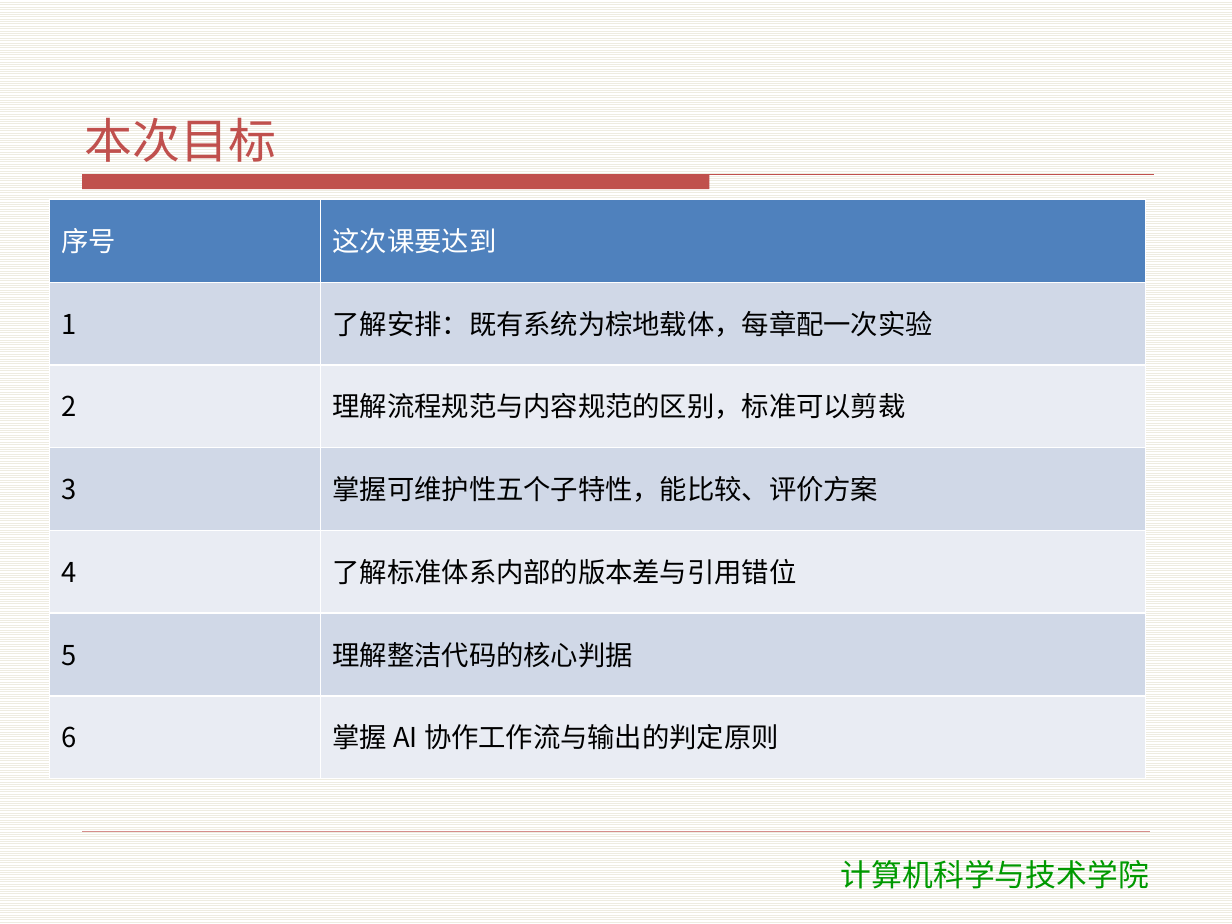
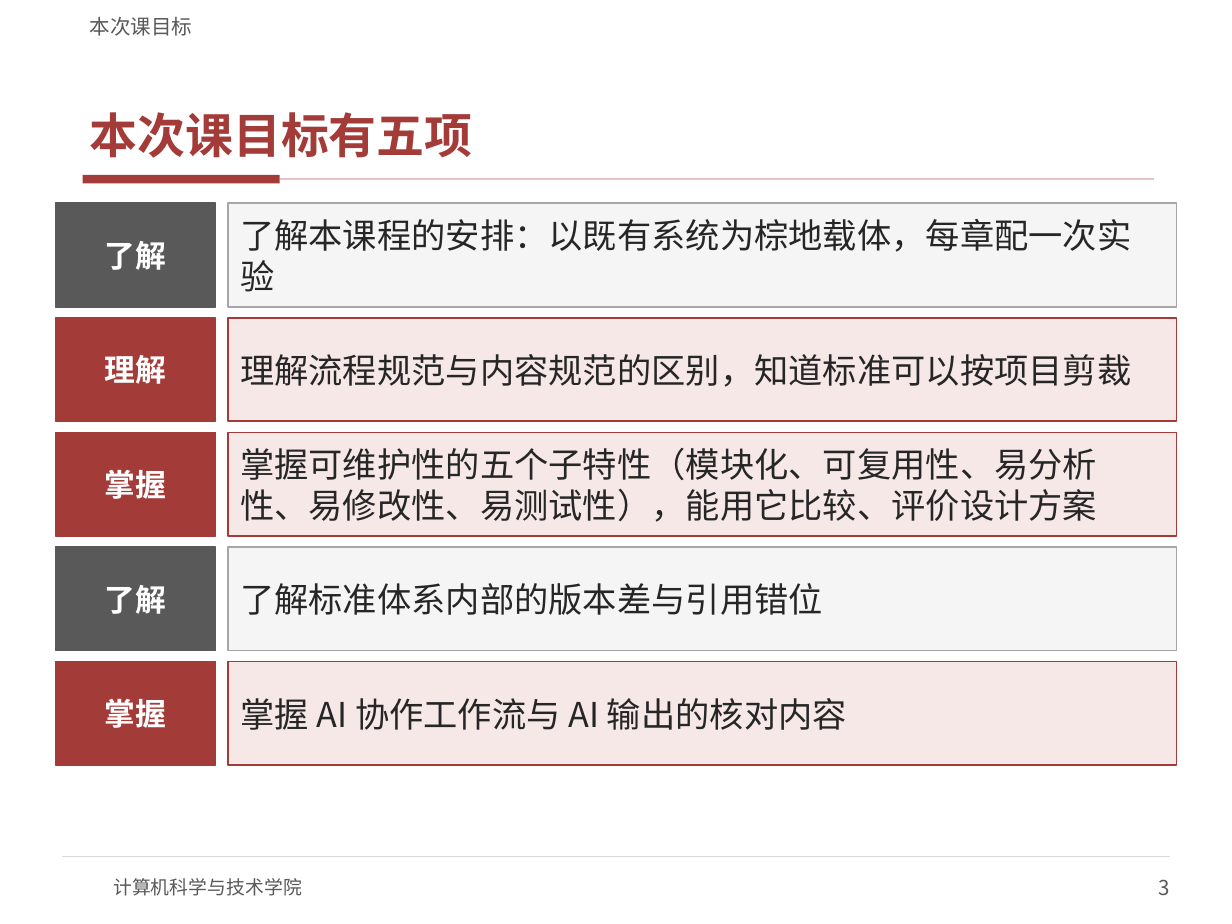
Before and after one commit to meng004/mall, a slide deck: slide 3 of SDC/教学资料/课件/T1-标准与规范.pptx (slide 2 before the commit). Drawn at 1232x924 pixels with LibreOffice and Linux fonts; fonts in the diff are those of the drawing; background and template pictures are left out. Boxes give left, top, right and bottom in pixels: in the first picture for what was removed or moved away, otherwise in the second. Text is boxed around its words. In the diff, an @@ line names an element or a change of style, - is before the commit and + after.

```diff
--- a/SDC/教学资料/课件/T1-标准与规范.pptx
+++ b/SDC/教学资料/课件/T1-标准与规范.pptx
@@ background pattern #EEECE1 on #FFFFFF to #FFFFFF @@
@@ text added at box(90, 17, 193, 36), 12 pt, text #595959 @@
+本次课目标
@@ title at box(90, 112, 473, 158): text changed; text colour #C0504D to #A33B38; bold on @@
-本次目标
+本次课目标有五项
@@ freeform shape removed at box(83, 175, 1154, 190) @@
@@ rectangle added at box(83, 175, 280, 184), fill #A33B38 @@
@@ table removed at box(49, 200, 1146, 779), 7 rows, 2 columns @@
-序号 | 这次课要达到
-1 | 了解安排：既有系统为棕地载体，每章配一次实验
-2 | 理解流程规范与内容规范的区别，标准可以剪裁
-3 | 掌握可维护性五个子特性，能比较、评价方案
-4 | 了解标准体系内部的版本差与引用错位
-5 | 理解整洁代码的核心判据
-6 | 掌握 AI 协作工作流与输出的判定原则
@@ rectangle added at box(55, 203, 216, 307), fill #595959, outline #595959 1 pt, 18 pt, text #FFFFFF, bold @@
+了解
@@ rectangle added at box(228, 203, 1177, 307), fill #F5F5F5, outline #A6A6A6 1 pt, 20 pt, text #262626 @@
+了解本课程的安排：以既有系统为棕地载体，每章配一次实验
@@ line added from (280, 180) to (1154, 180), #E3C4C2 1 pt @@
@@ rectangle added at box(55, 318, 216, 421), fill #A33B38, outline #A33B38 1 pt, 18 pt, text #FFFFFF, bold @@
+理解
@@ rectangle added at box(228, 318, 1177, 421), fill #F6E8E6, outline #A33B38 1 pt, 20 pt, text #262626 @@
+理解流程规范与内容规范的区别，知道标准可以按项目剪裁
@@ rectangle added at box(55, 432, 216, 536), fill #A33B38, outline #A33B38 1 pt, 18 pt, text #FFFFFF, bold @@
+掌握
@@ rectangle added at box(228, 432, 1177, 536), fill #F6E8E6, outline #A33B38 1 pt, 20 pt, text #262626 @@
+掌握可维护性的五个子特性（模块化、可复用性、易分析性、易修改性、易测试性），能用它比较、评价设计方案
@@ rectangle added at box(55, 547, 216, 650), fill #595959, outline #595959 1 pt, 18 pt, text #FFFFFF, bold @@
+了解
@@ rectangle added at box(228, 547, 1177, 650), fill #F5F5F5, outline #A6A6A6 1 pt, 20 pt, text #262626 @@
+了解标准体系内部的版本差与引用错位
@@ rectangle added at box(55, 662, 216, 765), fill #A33B38, outline #A33B38 1 pt, 18 pt, text #FFFFFF, bold @@
+掌握
@@ rectangle added at box(228, 662, 1177, 765), fill #F6E8E6, outline #A33B38 1 pt, 20 pt, text #262626 @@
+掌握 AI 协作工作流与 AI 输出的核对内容
@@ line moved from (83, 832) - (1149, 832) to (62, 856) - (1170, 856) @@
@@ line (62, 856) - (1170, 856): stroke #C0504D 0.25 pt to #D9D9D9 0.75 pt @@
@@ text "计算机科学与技术学院": place and size @@
-text "计算机科学与技术学院" at box(841, 860, 1149, 889)
+text "计算机科学与技术学院" at box(113, 878, 302, 896)
@@ text "计算机科学与技术学院" at box(113, 878, 302, 896): size 18 to 11 pt, font DejaVu Sans to Noto Sans CJK SC, text colour #009900 to #595959; alignment centre to left; less space between paragraphs; vertical alignment top to middle @@
@@ page number added at box(1159, 879, 1170, 895), 12 pt, text #595959 @@
+3
```
Also in this commit, not shown: 18 other slides changed, 40 slides added, 13 slides removed, 19 other files.
